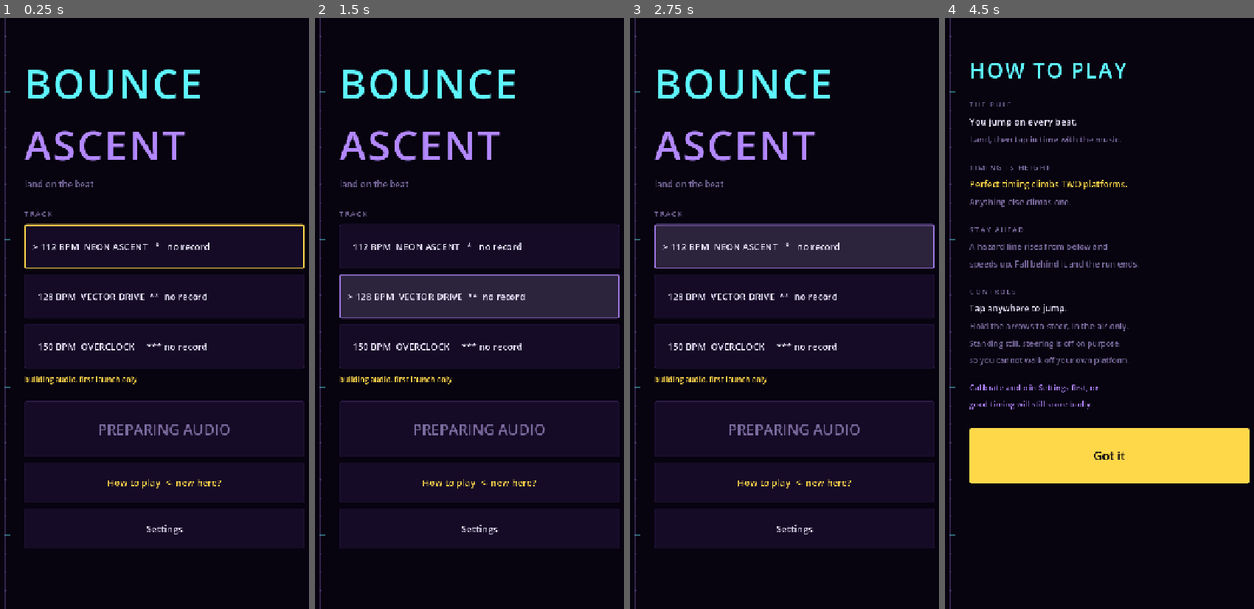
Above: before the commit, frames 1-4 (left to right).
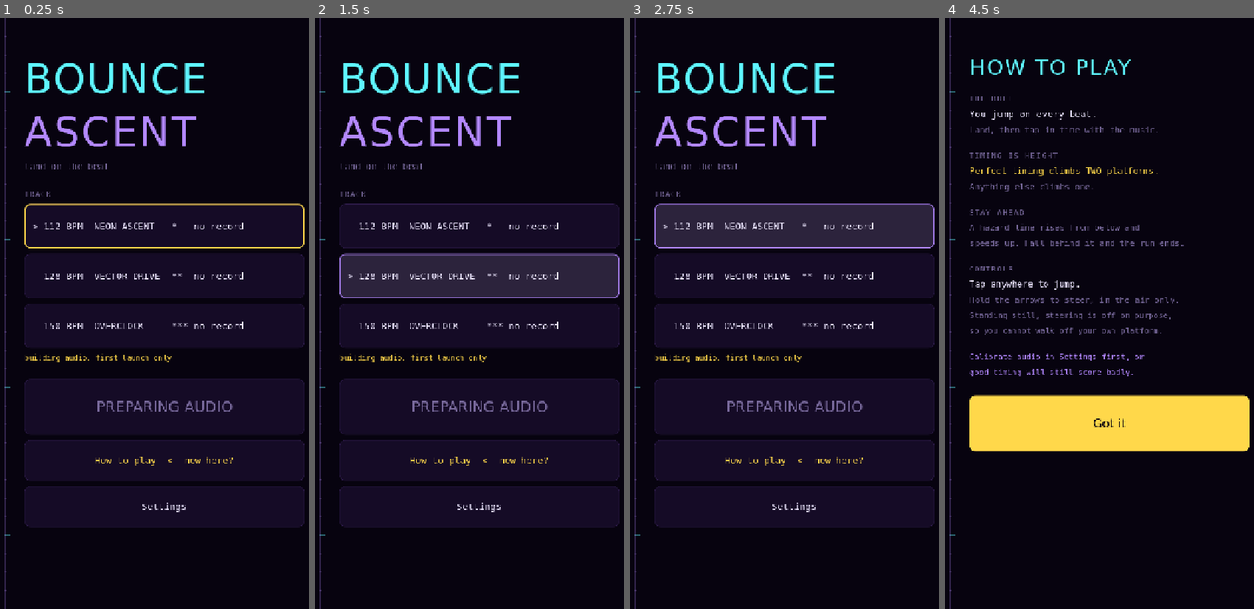
Above: after the commit, the same moments.

Repository: Synthetic-Virus/Bounce-Ascent
Game: Godot game, scene res://scenes/MainMenu.tscn
Same seed, same stepped clock (60 frames per second), same inputs: the game is played once before the commit and once after it.
Inputs:
- Up to frame 1 (0.25 s): no input
- Up to frame 2 (1.5 s): click "> 112 BPM NEON ASCENT * no re…" at 0.5 s; click "128 BPM VECTOR DRIVE ** no re…" at 1.25 s
- Up to frame 3 (2.75 s): click "112 BPM NEON ASCENT * no reco…" at 2 s
- Up to frame 4 (4.5 s): click "150 BPM OVERCLOCK *** no reco…" at 2.75 s; click "> 150 BPM OVERCLOCK *** no re…" at 3.5 s; click "How to play <- new here?" at 4.25 s

The runs differ from the first frame. In frame 1, 8.3% of the frame differs, in the area x 7-99%, y 7-90%; in frame 2, 10%; in frame 3, 12%; in frame 4, 16%, in the area x 7-99%, y 7-79%.

Commit message:
fix: stop the UI looking like a Windows dialog on a phone
Reported from a real iPhone: the menus felt foreign next to everything else
on the device. The cause was not that the game fails to look like a native
iOS app, which it should not try to do, but that it looked like a DESKTOP
app shrunk onto a phone.

FONTS WERE ALL WINDOWS FACES
display_font asked for Bahnschrift, Segoe UI Semibold, Arial Narrow.
data_font asked for Consolas, Cascadia Mono, Courier New. On iOS the only
one of those six that resolves is Courier New, so headings fell back to
Godot's generic built-in and everything else rendered in a 1955 typewriter
face. Since UIKit.button uses data_font for every non-primary button, that
was every track row, every toggle, Settings and How to play.

The lists were ordered for the machine they were written on: Windows matches
on entry one, so nothing past it was ever exercised. Apple faces are now in
both lists ahead of the last-resort entries. Avenir Next Condensed is placed
before SF Pro on purpose, because a game's display face should have some
character and it is much closer to Bahnschrift's proportions, so the layout
keeps its rhythm across platforms. Menlo is the important one on the data
side, replacing Courier New as the iOS match.

Monospace is retained deliberately and is now documented as load-bearing:
the track rows are laid out with printf padding and only line up in a fixed
pitch face.

CORNER RADIUS WAS A DESKTOP VALUE
4px on an 88 to 120px tall touch target reads as a Windows dialog. Now 12,
via a named constant rather than a bare default.

PRESSED STATE WAS INVISIBLE UNDER A THUMB
It darkened the fill by 15%, which is a mouse-era convention: on a desktop
the cursor never covers the control. On a phone the finger is on top of the
button and the only visible part is the rim, so a darkening reads as nothing
happening. Pressed now brightens and thickens the border.

NO TOUCH FEEDBACK
Added a short haptic on button_down, not on pressed: button_down fires when
the finger lands, and feedback that waits for the release feels detached
from the touch that caused it. Godot exposes duration and amplitude rather
than the named iOS feedback styles, so this is a coarse buzz rather than a
proper Taptic light impact, which is noted at the call site.

Given a toggle under Accessibility, because the project already treats flash
effects and screen shake as effects a player may need to switch off, and
shipping a new sensory effect with no way to disable it would break that
standard. Hidden on desktop rather than omitted, so _refresh does not have
to know whether the control exists.

NOT VERIFIED HERE
Font resolution on iOS cannot be checked from this machine. The tests
confirm the data font is still monospace on Windows, which protects the
track row alignment, but whether Avenir Next Condensed and Menlo actually
resolve on the device is answerable only on the device.

Co-Authored-By: Claude Opus 5 (1M context) <noreply@anthropic.com>

Diff:
--- a/autoload/settings.gd
+++ b/autoload/settings.gd
@@ -32,6 +32,11 @@
 ## second, which is a genuine problem for some players.
 var flash_effects: bool = true
 var screen_shake: bool = true
+
+## Vibration on button presses. Grouped with the other two because it is the
+## same kind of setting: a sensory effect some players need to turn off, not a
+## preference about how the game plays. Ignored on desktop.
+var haptics: bool = true
 
 ## Touch steering. On-screen pads are the default; tilt is opt-in.
 ##
@@ -73,6 +78,7 @@
 	sfx_volume = cfg.get_value("audio", "sfx", sfx_volume)
 	flash_effects = cfg.get_value("video", "flash_effects", flash_effects)
 	screen_shake = cfg.get_value("video", "screen_shake", screen_shake)
+	haptics = cfg.get_value("video", "haptics", haptics)
 	last_song_id = cfg.get_value("game", "last_song_id", last_song_id)
 	tilt_steering = cfg.get_value("controls", "tilt_steering", tilt_steering)
 
@@ -100,6 +106,7 @@
 	cfg.set_value("audio", "sfx", sfx_volume)
 	cfg.set_value("video", "flash_effects", flash_effects)
 	cfg.set_value("video", "screen_shake", screen_shake)
+	cfg.set_value("video", "haptics", haptics)
 	cfg.set_value("game", "last_song_id", last_song_id)
 	cfg.set_value("controls", "tilt_steering", tilt_steering)
 	# Marks the tilt migration as done, so a player who deliberately chooses
--- a/scripts/main_menu.gd
+++ b/scripts/main_menu.gd
@@ -27,6 +27,7 @@
 var _volume_value: Label
 var _flash: Button
 var _shake: Button
+var _haptics: Button
 var _steering: Button
 var _calibrate: Button
 var _status: Label
@@ -185,6 +186,14 @@
 	_shake.custom_minimum_size = Vector2(0, Tuning.TOUCH_MIN)
 	_shake.pressed.connect(_toggle_shake)
 	col.add_child(_shake)
+
+	# Hidden rather than omitted on desktop, so _refresh does not need to know
+	# whether the control exists. A hidden child takes no space in a VBox.
+	_haptics = UIKit.button("", UIKit.CYAN, 20)
+	_haptics.custom_minimum_size = Vector2(0, Tuning.TOUCH_MIN)
+	_haptics.visible = OS.has_feature("mobile")
+	_haptics.pressed.connect(_toggle_haptics)
+	col.add_child(_haptics)
 
 	col.add_child(_spacer(20))
 	var back := UIKit.button("Done", UIKit.GOLD, 26, true)
@@ -327,6 +336,13 @@
 
 func _toggle_shake() -> void:
 	Settings.screen_shake = not Settings.screen_shake
+	Settings.save_settings()
+	Music.play_sfx("ui_move")
+	_refresh()
+
+
+func _toggle_haptics() -> void:
+	Settings.haptics = not Settings.haptics
 	Settings.save_settings()
 	Music.play_sfx("ui_move")
 	_refresh()
@@ -395,6 +411,7 @@
 
 	_flash.text = "Flash effects   %s" % ("on" if Settings.flash_effects else "off")
 	_shake.text = "Screen shake    %s" % ("on" if Settings.screen_shake else "off")
+	_haptics.text = "Vibration       %s" % ("on" if Settings.haptics else "off")
 	_steering.text = "Steering   %s" % (
 		"tilt the device" if Settings.tilt_steering else "on-screen pads")
 	_volume_value.text = "%d%%" % int(round(Settings.master_volume * 100.0))
--- a/scripts/ui/ui_kit.gd
+++ b/scripts/ui/ui_kit.gd
@@ -80,15 +80,44 @@
 static var _data: Font
 
 
+## Condensed grotesque for headings and primary actions.
+##
+## The Apple entries are not optional garnish. The list used to be Bahnschrift,
+## Segoe UI Semibold, Arial Narrow, every one of which is a WINDOWS face, so on
+## iOS none resolved and headings dropped to Godot's generic built-in. The list
+## was ordered for the machine it was written on: Windows matches on entry one,
+## so the rest was never exercised during development.
+##
+## Avenir Next Condensed comes before SF Pro deliberately. SF is the more
+## "native" answer, but this is a game and its display face should have some
+## character; Avenir Next Condensed is also far closer to Bahnschrift's
+## proportions, so the layout keeps the same rhythm across platforms.
 static func display_font() -> Font:
 	if _display == null:
-		_display = _system(["Bahnschrift", "Segoe UI Semibold", "Arial Narrow"])
+		_display = _system([
+			"Bahnschrift", "Segoe UI Semibold",          # Windows
+			"Avenir Next Condensed", "SF Pro Display",   # iOS / macOS
+			"Arial Narrow", "DejaVu Sans",               # last resort
+		])
 	return _display
 
 
+## Monospace for body copy, data and most buttons.
+##
+## Monospace is load-bearing, not decoration: the track rows are laid out with
+## printf padding ("%-13s"), which only lines up in a fixed-pitch face.
+##
+## Menlo is the important addition. Courier New was previously the ONLY name in
+## this list that exists on iOS, so every non-primary button on the phone was
+## rendering in a 1955 typewriter face, which is most of what made the menus
+## look foreign.
 static func data_font() -> Font:
 	if _data == null:
-		_data = _system(["Consolas", "Cascadia Mono", "Courier New"])
+		_data = _system([
+			"Consolas", "Cascadia Mono",                 # Windows
+			"SF Mono", "Menlo",                          # iOS / macOS
+			"Courier New", "DejaVu Sans Mono",           # last resort
+		])
 	return _data
 
 
@@ -186,8 +215,32 @@
 # --- Widgets ----------------------------------------------------------------
 
 ## A filled panel style with a neon border.
+## A short tap of the vibration motor, for touch feedback on a control.
+##
+## Guarded to mobile because vibrate_handheld does nothing on desktop and there
+## is no reason to ask.
+##
+## Honest about the limits: Godot exposes a duration and amplitude, not the
+## named iOS feedback styles, so this is a coarse buzz rather than a proper
+## Taptic "light impact". Very short durations may be rounded up or ignored
+## depending on the device. It is still much closer to how a phone should feel
+## than silence.
+static func haptic() -> void:
+	if not OS.has_feature("mobile") or not Settings.haptics:
+		return
+	Input.vibrate_handheld(12)
+
+
+## Corner radius for controls.
+##
+## 4px was a desktop-era value and read as a Windows dialog on a phone. Apple's
+## controls sit around 10-14px at this size, and a touch target that is 88-120px
+## tall needs the larger radius simply to look intentional rather than clipped.
+const RADIUS: int = 12
+
+
 static func box(fill: Color, border: Color, width: int = 1,
-		radius: int = 4) -> StyleBoxFlat:
+		radius: int = RADIUS) -> StyleBoxFlat:
 	var s := StyleBoxFlat.new()
 	s.bg_color = fill
 	s.border_color = border
@@ -219,8 +272,20 @@
 	b.add_theme_stylebox_override("normal", box(fill, accent if primary else PANEL_EDGE, 1))
 	b.add_theme_stylebox_override("hover",
 		box(fill.lightened(0.12) if primary else PANEL.lightened(0.10), accent, 2))
+
+	# Pressed goes BRIGHTER, not darker.
+	#
+	# It used to darken by 15%, which is a mouse-era convention: on a desktop the
+	# cursor never covers the control, so a subtle change is visible. On a phone
+	# your thumb is on top of the button, so the only part still visible is the
+	# rim, and a darkening reads as nothing happening. Lighting up the fill and
+	# thickening the border puts the feedback where it can still be seen.
 	b.add_theme_stylebox_override("pressed",
-		box(fill.darkened(0.15), accent, 2))
+		box(fill.lightened(0.28) if primary else PANEL.lightened(0.30), accent, 3))
+	# Haptic on button_down rather than pressed: button_down fires the instant
+	# the finger lands, and feedback that waits for the release feels detached
+	# from the touch that caused it.
+	b.button_down.connect(haptic)
 	# Focus is a distinct, high-contrast ring: keyboard players must be able to
 	# see where they are without moving a mouse.
 	b.add_theme_stylebox_override("focus", box(Color(0, 0, 0, 0), GOLD, 3))
